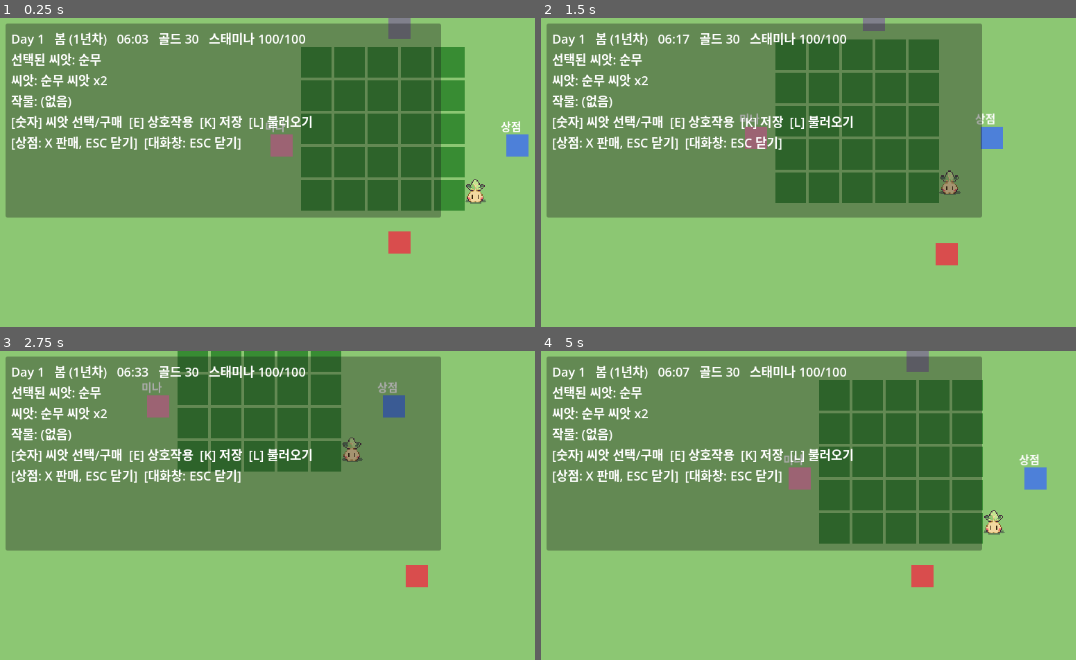
Above: before the commit, frames 1-4 (two rows, left to right).
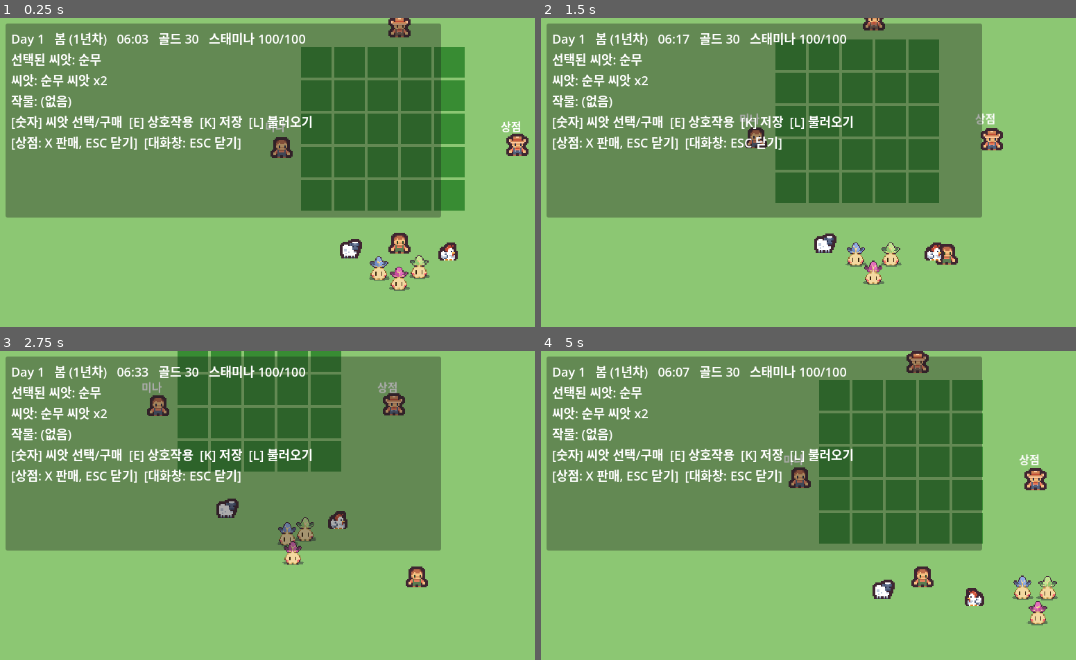
Above: after the commit, the same moments.

Repository: werfriend808/quiet-acres
Game: Godot game, scene res://scenes/Main.tscn
Same seed, same stepped clock (60 frames per second), same inputs: the game is played once before the commit and once after it.
Inputs:
- Up to frame 1 (0.25 s): no input
- Up to frame 2 (1.5 s): tap Enter (ui_accept) at 0.5, 0.77 s; hold Right (ui_right) 0.53-1.28 s; tap L at 0.6, 1.35 s; hold Down (ui_down) from 1.28 s (still down)
- Up to frame 3 (2.75 s): tap Enter (ui_accept) at 1.52 s; release Down (ui_down) at 2.03 s; hold Right (ui_right) from 2.03 s (still down); tap 1 at 2.1 s; tap L at 2.3 s
- Up to frame 4 (5 s): release Right (ui_right) at 2.78 s; hold Up (ui_up) 2.78-3.53 s; tap X at 2.85 s; tap Enter (ui_accept) at 3.02, 3.77, 4.52 s; tap L at 3.05, 3.8, 4.35 s; hold Left (ui_left) from 3.53 s (still down); tap K at 3.6 s

The runs differ from the first frame. In frame 1, 2.5% of the frame differs, in the area x 50-99%, y 0-89%; in frame 2, 2.2%; in frame 3, 2.1%; in frame 4, 2.5%.
Error before the commit: Trying to assign value of type 'ColorRect' to a variable of type 'Node2D'. (res://scripts/interactable.gd:27)

Commit message:
massive edit

Diff:
--- /dev/null
+++ b/scenes/Chicken.tscn
@@ -0,0 +1,22 @@
+[gd_scene load_steps=3 format=3]
+
+[ext_resource type="Script" path="res://scripts/critter.gd" id="1"]
+[ext_resource type="Texture2D" path="res://assets/tileset/tilemap_packed.png" id="2"]
+
+[sub_resource type="AtlasTexture" id="AtlasTexture_1"]
+atlas = ExtResource("2")
+region = Rect2(32, 160, 16, 16)
+
+[node name="Chicken" type="Node2D"]
+script = ExtResource("1")
+flock_group = "chicken"
+sound_line = "닭이 꼬꼬댁 하고 운다."
+wander_move_speed = 48.0
+wander_radius = 32.0
+idle_min_duration = 0.8
+idle_max_duration = 2.0
+
+[node name="Visual" type="Sprite2D" parent="."]
+texture_filter = 1
+scale = Vector2(2, 2)
+texture = SubResource("AtlasTexture_1")
--- a/scenes/Main.tscn
+++ b/scenes/Main.tscn
@@ -8,6 +8,10 @@
 [ext_resource type="PackedScene" path="res://scenes/VillagerTheo.tscn" id="6"]
 [ext_resource type="PackedScene" path="res://scenes/DialogueUI.tscn" id="7"]
 [ext_resource type="PackedScene" path="res://scenes/PetChomp.tscn" id="8"]
+[ext_resource type="PackedScene" path="res://scenes/Sheep.tscn" id="9"]
+[ext_resource type="PackedScene" path="res://scenes/Chicken.tscn" id="10"]
+[ext_resource type="PackedScene" path="res://scenes/PetChompBlue.tscn" id="11"]
+[ext_resource type="PackedScene" path="res://scenes/PetChompPink.tscn" id="12"]
 
 [node name="Main" type="Node2D" unique_id=150758269]
 script = ExtResource("1")
@@ -39,7 +43,19 @@
 [node name="DialogueUI" parent="." unique_id=888314974 instance=ExtResource("7")]
 
 [node name="PetChomp" parent="." instance=ExtResource("8")]
-position = Vector2(110, 60)
+position = Vector2(30, 170)
+
+[node name="Sheep" parent="." instance=ExtResource("9")]
+position = Vector2(-70, 150)
+
+[node name="Chicken" parent="." instance=ExtResource("10")]
+position = Vector2(70, 150)
+
+[node name="PetChompBlue" parent="." instance=ExtResource("11")]
+position = Vector2(-30, 170)
+
+[node name="PetChompPink" parent="." instance=ExtResource("12")]
+position = Vector2(0, 190)
 
 [node name="HUD" type="CanvasLayer" parent="." unique_id=1531471915]
 
--- a/scenes/PetChomp.tscn
+++ b/scenes/PetChomp.tscn
@@ -9,6 +9,7 @@
 
 [node name="PetChomp" type="Node2D"]
 script = ExtResource("1")
+flock_group = "chomp"
 
 [node name="Visual" type="Sprite2D" parent="."]
 texture_filter = 1
--- /dev/null
+++ b/scenes/PetChompBlue.tscn
@@ -0,0 +1,21 @@
+[gd_scene load_steps=3 format=3]
+
+[ext_resource type="Script" path="res://scripts/pet_chomp.gd" id="1"]
+[ext_resource type="Texture2D" path="res://assets/chomp/chomp_idle_blue.png" id="2"]
+
+[sub_resource type="AtlasTexture" id="AtlasTexture_1"]
+atlas = ExtResource("2")
+region = Rect2(0, 0, 32, 32)
+
+[node name="PetChompBlue" type="Node2D"]
+script = ExtResource("1")
+flock_group = "chomp"
+wander_move_speed = 28.0
+wander_radius = 65.0
+idle_min_duration = 3.0
+idle_max_duration = 6.0
+
+[node name="Visual" type="Sprite2D" parent="."]
+texture_filter = 1
+scale = Vector2(1.4, 1.4)
+texture = SubResource("AtlasTexture_1")
--- /dev/null
+++ b/scenes/PetChompPink.tscn
@@ -0,0 +1,21 @@
+[gd_scene load_steps=3 format=3]
+
+[ext_resource type="Script" path="res://scripts/pet_chomp.gd" id="1"]
+[ext_resource type="Texture2D" path="res://assets/chomp/chomp_idle_pink.png" id="2"]
+
+[sub_resource type="AtlasTexture" id="AtlasTexture_1"]
+atlas = ExtResource("2")
+region = Rect2(0, 0, 32, 32)
+
+[node name="PetChompPink" type="Node2D"]
+script = ExtResource("1")
+flock_group = "chomp"
+wander_move_speed = 42.0
+wander_radius = 45.0
+idle_min_duration = 1.5
+idle_max_duration = 3.5
+
+[node name="Visual" type="Sprite2D" parent="."]
+texture_filter = 1
+scale = Vector2(1.4, 1.4)
+texture = SubResource("AtlasTexture_1")
--- a/scenes/Player.tscn
+++ b/scenes/Player.tscn
@@ -1,6 +1,7 @@
-[gd_scene load_steps=3 format=3]
+[gd_scene load_steps=4 format=3]
 
 [ext_resource type="Script" path="res://scripts/player.gd" id="1"]
+[ext_resource type="Texture2D" path="res://assets/tileset/player_portrait.png" id="2"]
 
 [sub_resource type="RectangleShape2D" id="RectangleShape2D_1"]
 size = Vector2(28, 28)
@@ -8,10 +9,10 @@
 [node name="Player" type="CharacterBody2D"]
 script = ExtResource("1")
 
-[node name="Visual" type="ColorRect" parent="."]
-position = Vector2(-16, -16)
-size = Vector2(32, 32)
-color = Color(0.85, 0.3, 0.3, 1)
+[node name="Visual" type="Sprite2D" parent="."]
+texture_filter = 1
+scale = Vector2(2, 2)
+texture = ExtResource("2")
 
 [node name="CollisionShape2D" type="CollisionShape2D" parent="."]
 shape = SubResource("RectangleShape2D_1")
--- /dev/null
+++ b/scenes/Sheep.tscn
@@ -0,0 +1,22 @@
+[gd_scene load_steps=3 format=3]
+
+[ext_resource type="Script" path="res://scripts/critter.gd" id="1"]
+[ext_resource type="Texture2D" path="res://assets/tileset/tilemap_packed.png" id="2"]
+
+[sub_resource type="AtlasTexture" id="AtlasTexture_1"]
+atlas = ExtResource("2")
+region = Rect2(0, 160, 16, 16)
+
+[node name="Sheep" type="Node2D"]
+script = ExtResource("1")
+flock_group = "sheep"
+sound_line = "양이 음매하고 운다."
+wander_move_speed = 20.0
+wander_radius = 40.0
+idle_min_duration = 3.0
+idle_max_duration = 7.0
+
+[node name="Visual" type="Sprite2D" parent="."]
+texture_filter = 1
+scale = Vector2(2, 2)
+texture = SubResource("AtlasTexture_1")
--- a/scenes/ShopNPC.tscn
+++ b/scenes/ShopNPC.tscn
@@ -1,14 +1,19 @@
-[gd_scene load_steps=2 format=3]
+[gd_scene load_steps=4 format=3]
 
 [ext_resource type="Script" path="res://scripts/shop_npc.gd" id="1"]
+[ext_resource type="Texture2D" path="res://assets/tileset/tilemap_packed.png" id="2"]
+
+[sub_resource type="AtlasTexture" id="AtlasTexture_1"]
+atlas = ExtResource("2")
+region = Rect2(16, 144, 16, 16)
 
 [node name="ShopNPC" type="Node2D"]
 script = ExtResource("1")
 
-[node name="Visual" type="ColorRect" parent="."]
-position = Vector2(-16, -16)
-size = Vector2(32, 32)
-color = Color(0.3, 0.5, 0.85, 1)
+[node name="Visual" type="Sprite2D" parent="."]
+texture_filter = 1
+scale = Vector2(2, 2)
+texture = SubResource("AtlasTexture_1")
 
 [node name="Label" type="Label" parent="."]
 offset_left = -24.0
--- a/scenes/VillagerMina.tscn
+++ b/scenes/VillagerMina.tscn
@@ -1,14 +1,19 @@
-[gd_scene load_steps=2 format=3]
+[gd_scene load_steps=4 format=3]
 
 [ext_resource type="Script" path="res://scripts/villager_mina.gd" id="1"]
+[ext_resource type="Texture2D" path="res://assets/tileset/tilemap_packed.png" id="2"]
+
+[sub_resource type="AtlasTexture" id="AtlasTexture_1"]
+atlas = ExtResource("2")
+region = Rect2(0, 144, 16, 16)
 
 [node name="VillagerMina" type="Node2D"]
 script = ExtResource("1")
 
-[node name="Visual" type="ColorRect" parent="."]
-position = Vector2(-16, -16)
-size = Vector2(32, 32)
-color = Color(0.9, 0.55, 0.65, 1)
+[node name="Visual" type="Sprite2D" parent="."]
+texture_filter = 1
+scale = Vector2(2, 2)
+texture = SubResource("AtlasTexture_1")
 
 [node name="Label" type="Label" parent="."]
 offset_left = -24.0
--- a/scenes/VillagerTheo.tscn
+++ b/scenes/VillagerTheo.tscn
@@ -1,14 +1,15 @@
-[gd_scene load_steps=2 format=3]
+[gd_scene load_steps=3 format=3]
 
 [ext_resource type="Script" path="res://scripts/villager_theo.gd" id="1"]
+[ext_resource type="Texture2D" path="res://assets/tileset/theo_portrait.png" id="2"]
 
 [node name="VillagerTheo" type="Node2D"]
 script = ExtResource("1")
 
-[node name="Visual" type="ColorRect" parent="."]
-position = Vector2(-16, -16)
-size = Vector2(32, 32)
-color = Color(0.5, 0.5, 0.55, 1)
+[node name="Visual" type="Sprite2D" parent="."]
+texture_filter = 1
+scale = Vector2(2, 2)
+texture = ExtResource("2")
 
 [node name="Label" type="Label" parent="."]
 offset_left = -24.0
--- /dev/null
+++ b/scripts/critter.gd
@@ -0,0 +1,25 @@
+extends Wanderer
+class_name Critter
+
+## 순수 장식용 동물(양/닭 등). 게임 시스템에 영향 없이 상호작용하면 짧은 소리만 낸다.
+## Wanderer의 IDLE/MOVING 배회 + separation을 그대로 사용해서 제자리 근처를 어슬렁거린다.
+## "Visual"이라는 이름의 Sprite2D 자식 노드 덕분에 Interactable의 기본 bob
+## 애니메이션도 자동으로 적용된다.
+
+@export var sound_line: String = "..."
+
+
+func _ready() -> void:
+	super._ready()
+	add_to_group("npc")
+
+
+func _process(delta: float) -> void:
+	super._process(delta)  # bob 애니메이션 유지
+	_process_wander(delta)
+	_apply_flocking(delta)
+	_apply_separation(delta)
+
+
+func interact() -> String:
+	return sound_line
--- a/scripts/crop_data.gd
+++ b/scripts/crop_data.gd
@@ -46,7 +46,18 @@
 # 심은 직후(씨앗) / 물 준 뒤(성장 중) 단계는 작물 종류와 무관하게 공용 스프라이트를 쓴다.
 const PLANTED_SPRITE_COORD: Array = [4, 0]
 const WATERED_SPRITE_COORD: Array = [4, 2]
-const TILLED_SPRITE_COORD: Array = [0, 4]
+
+## TILLED(갈아엎었지만 아직 안 심은) 상태의 흙 스프라이트.
+## assets/tileset/tilled_dirt_synth.png는 좌/우/위/아래 이웃이 갈려있는지(4비트, 16가지 조합)에
+## 딱 맞는 조각을 미리 합성해둔 4x4 시트라서, 회전 없이 조합 그대로 좌표를 찾아 쓰면 된다.
+## (기존엔 캡/중간/독립 3조각 + 회전으로 흉내냈는데 코너·T자에서 이음새가 보여서 교체함)
+const TILLED_DIRT_SHEET_PATH: String = "res://assets/tileset/tilled_dirt_synth.png"
+
+## 시트를 만들 때 쓴 규칙과 반드시 동일해야 한다: index = left*1 + right*2 + up*4 + down*8,
+## 4x4 시트에서 col = index % 4, row = index / 4.
+static func get_tilled_dirt_coord(left: bool, right: bool, up: bool, down: bool) -> Array:
+	var index: int = (1 if left else 0) + (2 if right else 0) + (4 if up else 0) + (8 if down else 0)
+	return [index % 4, index / 4]
 
 
 ## crop_name을 season_name 계절에 심을 수 있는지 여부
--- a/scripts/farm_plot.gd
+++ b/scripts/farm_plot.gd
@@ -19,10 +19,18 @@
 const TILE_PX: int = 16
 
 const TILESET_TEXTURE: Texture2D = preload("res://assets/tileset/tilemap_packed.png")
+const TILLED_DIRT_TEXTURE: Texture2D = preload("res://assets/tileset/tilled_dirt_synth.png")
 
 var state: int = State.GRASS
 var grow_timer: float = 0.0
 var planted_crop: String = ""
+
+# 상하좌우 이웃 밭 (없으면 null). main.gd가 그리드를 만든 직후 set_neighbors()로 채워준다.
+# TILLED 상태일 때 흙 스프라이트가 이웃과 이어진 것처럼 보이게 하는 데 쓰인다.
+var neighbor_up: FarmPlot = null
+var neighbor_down: FarmPlot = null
+var neighbor_left: FarmPlot = null
+var neighbor_right: FarmPlot = null
 
 @onready var visual: ColorRect = $Visual
 @onready var growth_bar: ColorRect = $GrowthBar
@@ -61,6 +69,10 @@
 			state = State.TILLED
 			_update_visual()
 			_play_action_pulse()
+			# 이 밭이 이제 막 "갈아엎어진 상태(worked)"가 됐으니, 이웃 밭들이 이 밭과 이어지는
+			# 모양으로 자기 흙 스프라이트를 다시 골라야 한다. (심기/물주기/수확은 계속 worked
+			# 상태를 유지하는 전이라 이웃의 연결 모양이 바뀌지 않으므로 알릴 필요 없음)
+			_notify_neighbors_of_till()
 			return "밭을 갈았다."
 		State.TILLED:
 			var crop_name: String = GameManager.selected_crop
@@ -106,7 +118,7 @@
 			crop_sprite.visible = false
 		State.TILLED:
 			visual.color = Color(0.45, 0.32, 0.16)
-			_set_crop_sprite(CropData.TILLED_SPRITE_COORD)
+			_update_tilled_dirt_sprite()
 		State.PLANTED:
 			visual.color = Color(0.5, 0.38, 0.18)
 			_set_crop_sprite(CropData.PLANTED_SPRITE_COORD)
@@ -120,13 +132,56 @@
 			_set_crop_sprite(coord)
 
 
-## coord = [col, row] (타일셋 좌표, tilemap_packed.png 기준 16px 단위)에 해당하는
-## 영역을 CropSprite에 표시한다.
-func _set_crop_sprite(coord: Array) -> void:
+## coord = [col, row] (16px 단위)에 해당하는 영역을 CropSprite에 표시한다.
+## texture를 생략하면 기본 타일셋(작물 아이콘용)을 쓰고, TILLED 흙 타일을 그릴 때만
+## TILLED_DIRT_TEXTURE를 명시적으로 넘긴다. rotation_deg은 이제 항상 0 — 새 흙 스프라이트
+## 시트(tilled_dirt_synth.png)는 이웃 조합별로 조각이 이미 다 따로 있어서 회전이 필요 없다.
+func _set_crop_sprite(coord: Array, rotation_deg: float = 0.0, texture: Texture2D = TILESET_TEXTURE) -> void:
 	var col: int = coord[0]
 	var row: int = coord[1]
+	_atlas_texture.atlas = texture
 	_atlas_texture.region = Rect2(col * TILE_PX, row * TILE_PX, TILE_PX, TILE_PX)
+	crop_sprite.rotation_degrees = rotation_deg
 	crop_sprite.visible = true
+
+
+## 상하좌우 이웃 중 "갈려있는(worked, GRASS가 아닌)" 밭이 있으면 그쪽으로 이어지는 것처럼
+## 보이도록 흙 스프라이트를 고른다. tilled_dirt_synth.png는 좌/우/위/아래 열림 여부
+## 16가지 조합에 대응하는 조각을 전부 미리 갖고 있어서(CropData.get_tilled_dirt_coord),
+## 예전처럼 3조각 + 회전으로 흉내낼 필요 없이 조합에 맞는 조각을 바로 골라 쓰면 된다.
+func _update_tilled_dirt_sprite() -> void:
+	var left: bool = _is_worked(neighbor_left)
+	var right: bool = _is_worked(neighbor_right)
+	var up: bool = _is_worked(neighbor_up)
+	var down: bool = _is_worked(neighbor_down)
+	var coord: Array = CropData.get_tilled_dirt_coord(left, right, up, down)
+	_set_crop_sprite(coord, 0.0, TILLED_DIRT_TEXTURE)
+
+
+## n(이웃 밭)이 존재하고 GRASS가 아니면(=한 번이라도 갈아엎어졌으면) "이어질 수 있는" 밭으로 본다.
+func _is_worked(n: FarmPlot) -> bool:
+	return n != null and n.state != State.GRASS
+
+
+func set_neighbors(up: FarmPlot, down: FarmPlot, left: FarmPlot, right: FarmPlot) -> void:
+	neighbor_up = up
+	neighbor_down = down
+	neighbor_left = left
+	neighbor_right = right
+
+
+## 이웃이 이 밭을 갈아서 self.state가 GRASS→TILLED로 바뀌었을 때만 호출된다(그 뒤로는
+## worked 여부가 안 바뀌므로 이웃의 연결 모양이 달라질 일이 없음). 자신이 TILLED 상태일
+## 때만 다시 그려서, 이미 심어서 크롭 아이콘을 보여주는 이웃까지 건드리지 않는다.
+func refresh_connection_visual() -> void:
+	if state == State.TILLED:
+		_update_tilled_dirt_sprite()
+
+
+func _notify_neighbors_of_till() -> void:
+	for n in [neighbor_up, neighbor_down, neighbor_left, neighbor_right]:
+		if n != null:
+			n.refresh_connection_visual()
 
 
 ## 행동이 성공했을 때 타일이 살짝 커졌다 원래 크기로 돌아오는 손맛 연출
--- a/scripts/game_manager.gd
+++ b/scripts/game_manager.gd
@@ -200,6 +200,11 @@
 	var plots: Array = get_tree().get_nodes_in_group("farm_plot")
 	for i in range(min(plots.size(), plots_data.size())):
 		plots[i].load_save_state(plots_data[i])
+	# load_save_state는 플롯을 순서대로 하나씩 복원하기 때문에, 어떤 플롯을 복원하는 시점에는
+	# 아직 로드 전이라 기본값(GRASS)인 이웃이 있을 수 있다. 전부 다 복원한 뒤에 한 번 더
+	# TILLED 플롯들의 흙 스프라이트(이웃 연결 모양)를 다시 계산해줘야 정확하다.
+	for plot in plots:
+		plot.refresh_connection_visual()
 
 	inventory_changed.emit()
 	gold_changed.emit()
--- a/scripts/interactable.gd
+++ b/scripts/interactable.gd
@@ -18,7 +18,9 @@
 
 var _bob_time: float = 0.0
 var _base_visual_y: float = 0.0
-var _visual: Node2D = null
+# "Visual" 자식 노드는 프로젝트 안에서 ColorRect(Control 계열)일 수도, Sprite2D(Node2D 계열)일
+# 수도 있어서 타입을 고정하지 않는다 (둘 다 .position 프로퍼티는 갖고 있어서 동적으로 동작함).
+var _visual = null
 
 
 func _ready() -> void:
@@ -27,6 +29,9 @@
 	_visual = get_node_or_null("Visual")
 	if _visual:
 		_base_visual_y = _visual.position.y
+		# 전부 0에서 동시에 시작하면 같은 프레임에 태어난 캐릭터들이 똑같이 박자를
+		# 맞춰 흔들리는 것처럼 보인다. 위상을 무작위로 어긋나게 해서 개별성을 준다.
+		_bob_time = randf_range(0.0, TAU)
 
 
 func _process(delta: float) -> void:
--- a/scripts/main.gd
+++ b/scripts/main.gd
@@ -31,11 +31,27 @@
 		-float(GRID_SIZE * TILE_SIZE) / 2.0,
 		-float(GRID_SIZE * TILE_SIZE) / 2.0
 	)
+	# 나중에 상하좌우 이웃을 연결해줘야 하므로 [row][col] 2차원 배열로도 따로 보관해둔다.
+	var grid: Array = []
+	for row in range(GRID_SIZE):
+		var row_plots: Array = []
+		for col in range(GRID_SIZE):
+			var plot: FarmPlot = FarmPlotScene.instantiate()
+			plot.position = origin + Vector2(col * TILE_SIZE, row * TILE_SIZE)
+			farm_grid.add_child(plot)
+			row_plots.append(plot)
+		grid.append(row_plots)
+
+	# 흙 스프라이트가 이웃 밭과 이어진 것처럼 보이려면(FarmPlot의 TILLED 연결 표현) 각
+	# 플롯이 자기 상하좌우 이웃을 알아야 한다. 그리드 가장자리는 없는 방향에 null을 넣는다.
 	for row in range(GRID_SIZE):
 		for col in range(GRID_SIZE):
-			var plot: Node2D = FarmPlotScene.instantiate()
-			plot.position = origin + Vector2(col * TILE_SIZE, row * TILE_SIZE)
-			farm_grid.add_child(plot)
+			var plot: FarmPlot = grid[row][col]
+			var up: FarmPlot = grid[row - 1][col] if row > 0 else null
+			var down: FarmPlot = grid[row + 1][col] if row < GRID_SIZE - 1 else null
+			var left: FarmPlot = grid[row][col - 1] if col > 0 else null
+			var right: FarmPlot = grid[row][col + 1] if col < GRID_SIZE - 1 else null
+			plot.set_neighbors(up, down, left, right)
 
 
 func _on_new_day(day_number: int) -> void:
--- a/scripts/pet_chomp.gd
+++ b/scripts/pet_chomp.gd
@@ -1,9 +1,14 @@
-extends Interactable
+extends Wanderer
 class_name PetChomp
 
 ## 농장 마스코트 "chomp". 게임 시스템에 영향을 주지 않는 순수 플레이버 캐릭터.
 ## Interactable의 기본 bob 애니메이션이 "Visual" 자식 노드를 자동으로 흔들어줘서
 ## 별도 애니메이션 코드 없이도 살아있는 느낌을 준다.
+##
+## 상태: WANDER(Wanderer의 IDLE/MOVING 배회를 그대로 사용) / FOLLOW(플레이어가
+## follow_distance보다 멀어지면 쫓아가고 settle_distance까지 가까워지면 다시 WANDER).
+
+enum State { WANDER, FOLLOW }
 
 const LINES: Array = [
 	"chomp가 반갑다는 듯 몸을 흔든다.",
@@ -11,12 +16,43 @@
 	"chomp가 하품을 한다.",
 ]
 
+@export var follow_speed: float = 130.0      # 플레이어를 쫓아갈 때 속도
+@export var follow_distance: float = 170.0   # 이보다 플레이어와 멀어지면 쫓아간다
+@export var settle_distance: float = 70.0    # 쫓아갈 때 플레이어로부터 이 거리까지만 접근
+
+var _player: Node2D = null
+var _state: int = State.WANDER
 var _line_index: int = 0
 
 
 func _ready() -> void:
 	super._ready()
 	add_to_group("npc")
+	_player = get_tree().get_first_node_in_group("player")
+
+
+func _process(delta: float) -> void:
+	super._process(delta)  # Interactable의 bob 애니메이션은 그대로 유지
+
+	if _player == null:
+		_player = get_tree().get_first_node_in_group("player")
+		return
+
+	var dist_to_player: float = global_position.distance_to(_player.global_position)
+
+	if _state == State.WANDER and dist_to_player > follow_distance:
+		_state = State.FOLLOW
+	elif _state == State.FOLLOW and dist_to_player <= settle_distance:
+		_state = State.WANDER
+		_reset_wander_from_here()
+
+	if _state == State.FOLLOW:
+		_move_toward(_player.global_position, follow_speed, settle_distance, delta)
+	else:
+		_process_wander(delta)
+		_apply_flocking(delta)  # 플레이어를 쫓아갈 땐 무리 신경 안 쓰고, 어슬렁거릴 때만 서로 뭉침
+
+	_apply_separation(delta)
 
 
 func interact() -> String:
--- a/scripts/player.gd
+++ b/scripts/player.gd
@@ -6,11 +6,15 @@
 # M5: 걷는 동안 살짝 위아래로 흔들리는 걷기 애니메이션용 상수/상태.
 const WALK_BOB_AMPLITUDE: float = 2.5
 const WALK_BOB_SPEED: float = 10.0
-const BASE_VISUAL_Y: float = -16.0
+const BASE_VISUAL_Y: float = 0.0
 
-@onready var visual: ColorRect = $Visual
+@onready var visual: Sprite2D = $Visual
 
 var _walk_time: float = 0.0
+
+
+func _ready() -> void:
+	add_to_group("player")
 
 
 func _physics_process(delta: float) -> void:
--- /dev/null
+++ b/scripts/wanderer.gd
@@ -0,0 +1,175 @@
+extends Interactable
+class_name Wanderer
+
+## 제자리 근처를 IDLE(가만히 서 있기)/MOVING(느리게 어슬렁) 상태로 왔다갔다하며
+## 돌아다니는 공통 로직. PetChomp(플레이어 추적 기능 추가), Critter(순수 배회)가 상속해서 쓴다.
+## 같은 Wanderer 계열끼리는 서로 겹치지 않도록 매 프레임 살짝 밀어내는 separation도 제공한다.
+## 실제로 매 프레임 이 로직을 돌리려면 하위 클래스의 _process()에서 _process_wander(delta)와
+## _apply_separation(delta)를 직접 호출해야 한다 (자동으로 실행되지 않음).
+##
+## 자연스러움 보정:
+## - 목표까지 즉시 최고 속도로 튀어나갔다 뚝 멈추는 대신, 실제 속도(_velocity)가 목표 속도를
+##   부드럽게 따라가게(lerp) 해서 가속/감속이 있는 것처럼 보이게 한다.
+## - 새 배회 목표는 매번 완전 무작위가 아니라 직전 이동 방향 근처(관성)로 고른다.
+## - 좌우로 움직일 때 "Visual" 스프라이트를 좌우 반전해서 이동 방향을 바라보는 것처럼 보이게 한다.
+
+enum WanderPhase { IDLE, MOVING }
+
+@export var wander_move_speed: float = 35.0  # 평소 어슬렁거릴 때 속도 (느긋하게)
+@export var wander_radius: float = 55.0      # 대기 중 어슬렁거리는 반경
+@export var idle_min_duration: float = 2.0   # 한 자리에 가만히 서 있는 시간(최소)
+@export var idle_max_duration: float = 5.0   # 한 자리에 가만히 서 있는 시간(최대)
+@export var arrive_epsilon: float = 4.0
+@export var acceleration: float = 6.0        # 클수록 목표 속도에 빨리 도달(민첩), 작을수록 느긋하게 가속/감속
+
+## 무리짓기(flocking): 같은 flock_group 문자열을 가진 Wanderer끼리만 서로를 인식해서
+## alignment(주변 평균 이동 방향으로 맞춤)+cohesion(주변 평균 위치 쪽으로 약하게 끌림)을 적용한다.
+## 빈 문자열("")이면 무리짓기 비활성화(기본값) — 양이 닭을 따라가는 등 이상한 조합을 막기 위해
+## "같은 종류"만 서로 반응하게 씬에서 각자 다른 문자열을 지정해야 한다.
+@export var flock_group: String = ""
+@export var flock_radius: float = 90.0
+@export var flock_alignment_weight: float = 18.0
+@export var flock_cohesion_weight: float = 10.0
+
+const SEPARATION_RADIUS: float = 40.0
+const SEPARATION_STRENGTH: float = 50.0
+const FACING_FLIP_THRESHOLD: float = 5.0  # 이 이상 좌우 속도가 있어야 방향을 바꿔서 표시
+
+var _wander_phase: int = WanderPhase.IDLE
+var _phase_timer: float = 0.0
+var _home_anchor: Vector2 = Vector2.ZERO
+var _wander_target: Vector2 = Vector2.ZERO
+var _last_direction: Vector2 = Vector2.RIGHT
+var _velocity: Vector2 = Vector2.ZERO
+
+
+func _ready() -> void:
+	super._ready()  # Interactable의 bob 애니메이션 초기화(Visual 탐색 등)를 이어서 실행
+	_home_anchor = global_position
+	_phase_timer = randf_range(idle_min_duration, idle_max_duration)
+
+
+## IDLE(가만히 서 있기)과 MOVING(느리게 어슬렁 이동)을 번갈아 반복한다.
+func _process_wander(delta: float) -> void:
+	if _wander_phase == WanderPhase.IDLE:
+		_decelerate_to_stop(delta)
+		_phase_timer -= delta
+		if _phase_timer <= 0.0:
+			_pick_new_wander_target()
+			_wander_phase = WanderPhase.MOVING
+		return
+
+	if global_position.distance_to(_wander_target) < arrive_epsilon:
+		_wander_phase = WanderPhase.IDLE
+		_phase_timer = randf_range(idle_min_duration, idle_max_duration)
+		return
+
+	_move_toward(_wander_target, wander_move_speed, 0.0, delta)
+
+
+## 지금 위치를 새 거점으로 삼고 IDLE 상태부터 다시 시작한다.
+## (PetChomp가 플레이어를 쫓아가다가 다시 배회 모드로 돌아올 때 사용)
+func _reset_wander_from_here() -> void:
+	_home_anchor = global_position
+	_wander_phase = WanderPhase.IDLE
+	_phase_timer = randf_range(idle_min_duration, idle_max_duration)
+
+
+## 완전 무작위 지점 대신, 직전에 움직이던 방향 근처(약 ±70도)를 우선해서 고른다.
+## 그러면서도 home_anchor에서 wander_radius 밖으로는 못 나가게 안쪽으로 당겨준다.
+## 실제 동물이 어슬렁거릴 때 방향을 급격히 바꾸지 않고 이어서 걷는 느낌을 낸다.
+func _pick_new_wander_target() -> void:
+	var base_angle: float = _last_direction.angle()
+	var angle: float = base_angle + randf_range(-1.2, 1.2)
+	var step: float = randf_range(wander_radius * 0.4, wander_radius)
+	var candidate: Vector2 = global_position + Vector2(cos(angle), sin(angle)) * step
+
+	var from_anchor: Vector2 = candidate - _home_anchor
+	if from_anchor.length() > wander_radius:
+		candidate = _home_anchor + from_anchor.normalized() * wander_radius
+
+	_wander_target = candidate
+	var new_direction: Vector2 = candidate - global_position
+	if new_direction.length() > 0.001:
+		_last_direction = new_direction.normalized()
+
+
+## 목표를 향해 이동한다. 실제 속도(_velocity)는 목표 속도를 즉시 따라가지 않고
+## acceleration 비율로 부드럽게 수렴해서 가속/감속이 있는 것처럼 보인다.
+func _move_toward(target: Vector2, speed: float, stop_dist: float, delta: float) -> void:
+	var to_target: Vector2 = target - global_position
+	var dist: float = to_target.length()
+	var desired: Vector2 = Vector2.ZERO
+	if dist > stop_dist:
+		desired = to_target.normalized() * speed
+	_velocity = _velocity.lerp(desired, clampf(acceleration * delta, 0.0, 1.0))
+	global_position += _velocity * delta
+	_update_facing()
+
+
+## 목표 속도를 0으로 두고 관성만으로 서서히 멈춘다 (IDLE 진입 시 사용).
+func _decelerate_to_stop(delta: float) -> void:
+	_velocity = _velocity.lerp(Vector2.ZERO, clampf(acceleration * delta, 0.0, 1.0))
+	global_position += _velocity * delta
+
+
+## 좌우로 유의미하게 움직이고 있으면 "Visual" 스프라이트를 그쪽으로 반전한다.
+func _update_facing() -> void:
+	if _visual == null:
+		return
+	if _velocity.x > FACING_FLIP_THRESHOLD:
+		_visual.flip_h = false
+	elif _velocity.x < -FACING_FLIP_THRESHOLD:
+		_visual.flip_h = true
+
+
+## 다른 Wanderer(양/닭/chomp 등)와 너무 가까워지면 살짝 밀어내서 겹치지 않게 한다.
+func _apply_separation(delta: float) -> void:
+	var push: Vector2 = Vector2.ZERO
+	for other in get_tree().get_nodes_in_group("npc"):
+		if other == self or not (other is Wanderer):
+			continue
+		var offset: Vector2 = global_position - other.global_position
+		var dist: float = offset.length()
+		if dist > 0.001 and dist < SEPARATION_RADIUS:
+			push += offset.normalized() * ((SEPARATION_RADIUS - dist) / SEPARATION_RADIUS)
+	if push.length() > 0.001:
+		global_position += push.normalized() * min(SEPARATION_STRENGTH * delta, push.length())
+
+
+## 같은 flock_group인 주변 개체들과 무리를 이루도록 두 가지 힘을 더한다:
+## alignment(주변 평균 이동 방향으로 맞춤) + cohesion(주변 평균 위치 쪽으로 약하게 끌림).
+## separation과 달리 "같은 종류"(flock_group 문자열 일치)끼리만 서로 반응한다.
+## flock_group이 빈 문자열이면 즉시 리턴(무리짓기 비활성화).
+func _apply_flocking(delta: float) -> void:
+	if flock_group == "":
+		return
+
+	var neighbor_count: int = 0
+	var avg_velocity: Vector2 = Vector2.ZERO
+	var avg_position: Vector2 = Vector2.ZERO
+	for other in get_tree().get_nodes_in_group("npc"):
+		if other == self or not (other is Wanderer):
+			continue
+		if other.flock_group != flock_group:
+			continue
+		var dist: float = global_position.distance_to(other.global_position)
+		if dist > 0.001 and dist < flock_radius:
+			avg_velocity += other._velocity
+			avg_position += other.global_position
+			neighbor_count += 1
+
+	if neighbor_count == 0:
+		return
+
+	avg_velocity /= neighbor_count
+	avg_position /= neighbor_count
+
+	var steer: Vector2 = Vector2.ZERO
+	if avg_velocity.length() > 0.001:
+		steer += avg_velocity.normalized() * flock_alignment_weight
+	var to_center: Vector2 = avg_position - global_position
+	if to_center.length() > 0.001:
+		steer += to_center.normalized() * flock_cohesion_weight
+
+	global_position += steer * delta
Binary file added: assets/chomp/chomp_idle_blue.png
Not shown, added: assets/chomp/chomp_idle_blue.png.import
Binary file added: assets/chomp/chomp_idle_pink.png
Not shown, added: assets/chomp/chomp_idle_pink.png.import
Binary file added: assets/tileset/player_portrait.png
Not shown, added: assets/tileset/player_portrait.png.import
Binary file added: assets/tileset/theo_portrait.png
Not shown, added: assets/tileset/theo_portrait.png.import
Binary file added: assets/tileset/tilled_dirt_synth.png
Not shown, added: assets/tileset/tilled_dirt_synth.png.import
Not shown, added: scripts/critter.gd.uid
Not shown, added: scripts/wanderer.gd.uid
(and 1 more such lines)
